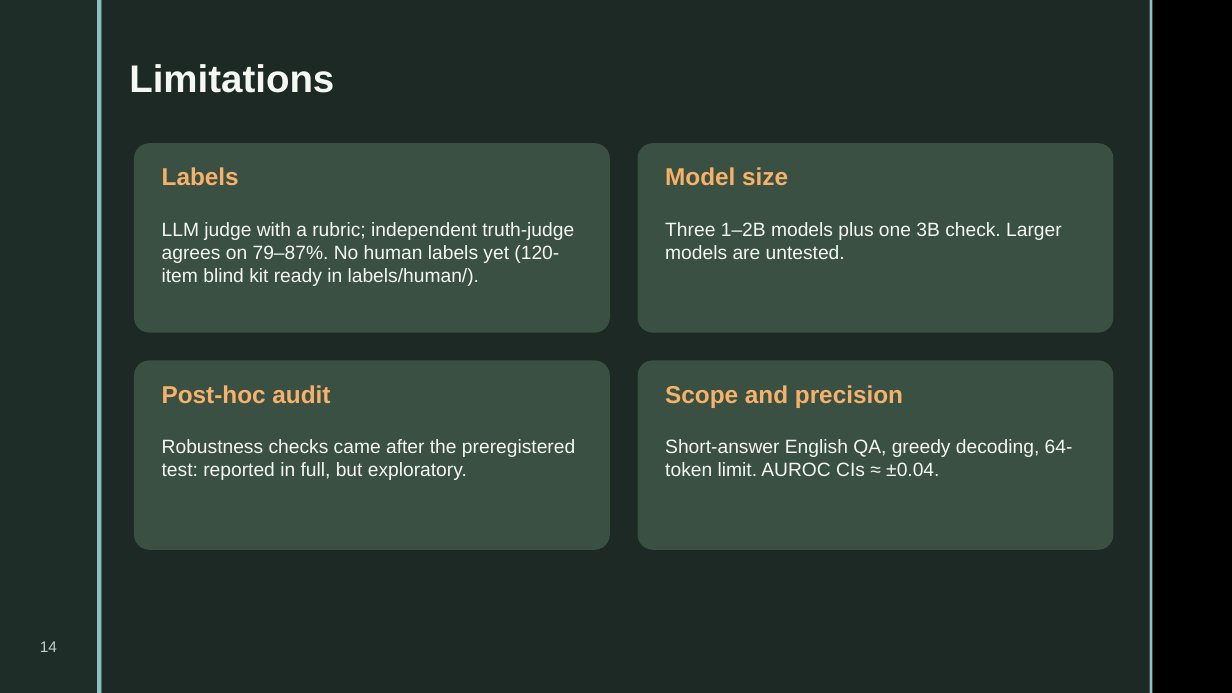
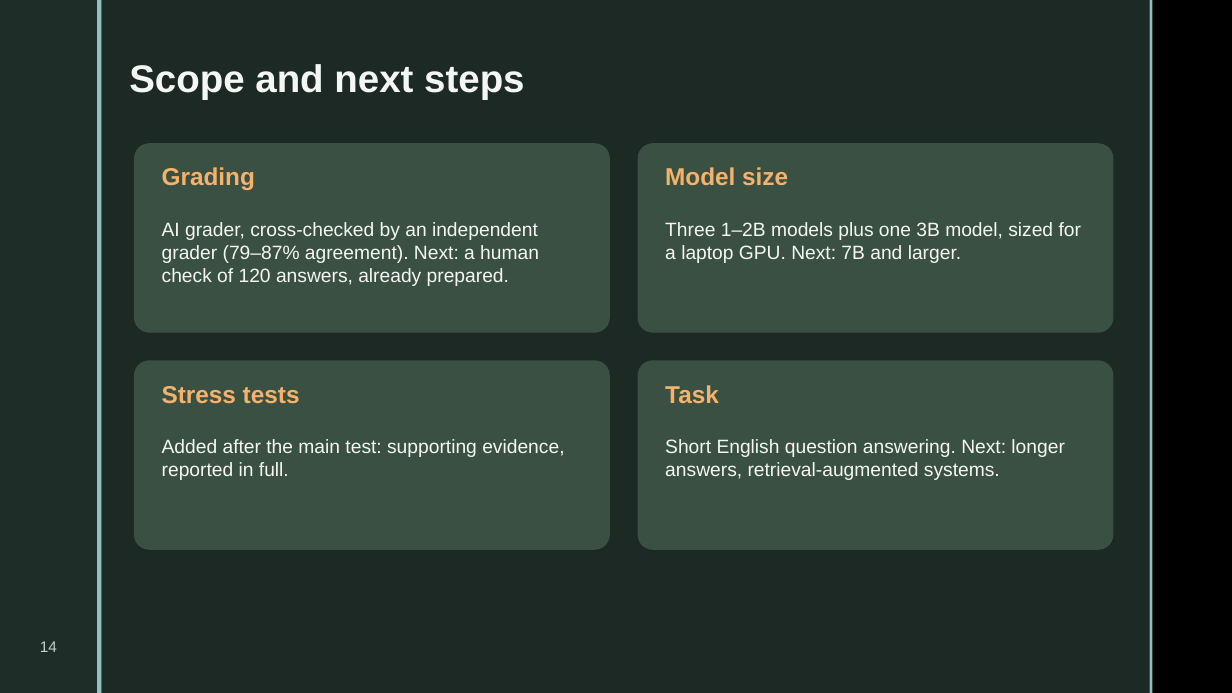
Before and after one commit to gouthamkrishna404/hallucination-detection, a slide deck: slide 14 of presentation/DA3_Hallucination_Detection.pptx. Drawn at 1232x693 pixels with LibreOffice and Linux fonts; fonts in the diff are those of the drawing; background and template pictures are left out. Boxes give left, top, right and bottom in pixels: in the first picture for what was removed or moved away, otherwise in the second. Text is boxed around its words. In the diff, an @@ line names an element or a change of style, - is before the commit and + after.

```diff
--- a/presentation/DA3_Hallucination_Detection.pptx
+++ b/presentation/DA3_Hallucination_Detection.pptx
@@ text at [129, 64, 524, 99]: text changed @@
-Limitations
+Scope and next steps
@@ text at [162, 167, 255, 190]: text changed @@
-Labels
+Grading
@@ text at [162, 222, 539, 286]: text changed @@
-LLM judge with a rubric; independent truth-judge agrees on 79–87%. No human labels yet (120-item blind kit ready in labels/human/).
+AI grader, cross-checked by an independent grader (79–87% agreement). Next: a human check of 120 answers, already prepared.
@@ text at [665, 222, 1081, 263]: text changed @@
-Three 1–2B models plus one 3B check. Larger models are untested.
+Three 1–2B models plus one 3B model, sized for a laptop GPU. Next: 7B and larger.
@@ text at [162, 386, 300, 404]: text changed @@
-Post-hoc audit
+Stress tests
@@ text at [665, 385, 719, 404]: text changed @@
-Scope and precision
+Task
@@ text at [162, 439, 564, 480]: text changed @@
-Robustness checks came after the preregistered test: reported in full, but exploratory.
+Added after the main test: supporting evidence, reported in full.
@@ text at [665, 439, 1064, 480]: text changed @@
-Short-answer English QA, greedy decoding, 64-token limit. AUROC CIs ≈ ±0.04.
+Short English question answering. Next: longer answers, retrieval-augmented systems.
```
Also in this commit, not shown: 14 other slides changed, 1 slide added, 1 slide removed, 6 other files.
